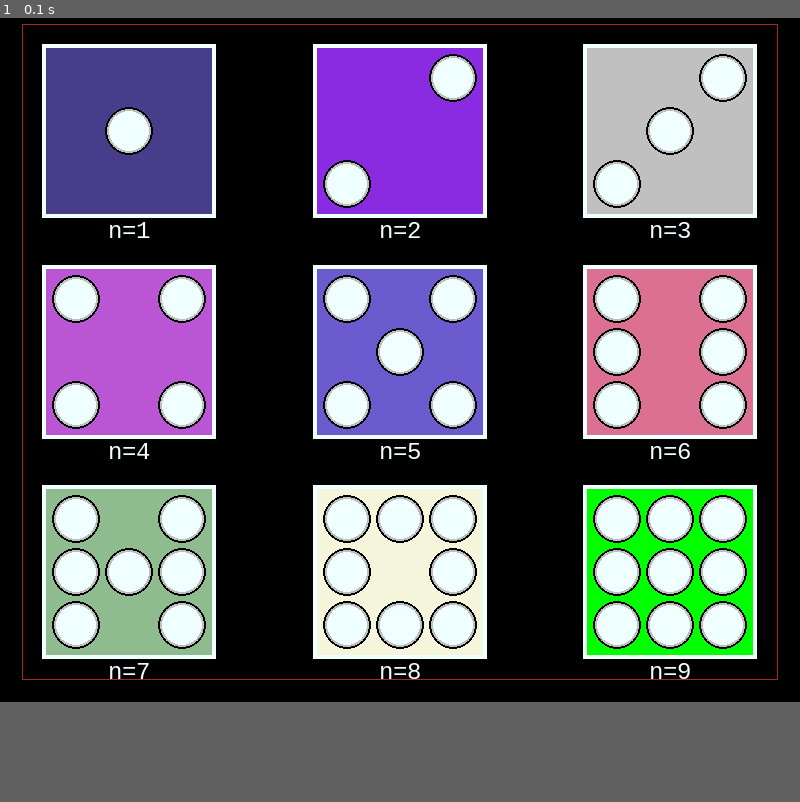
Above: before the commit, frame 1.
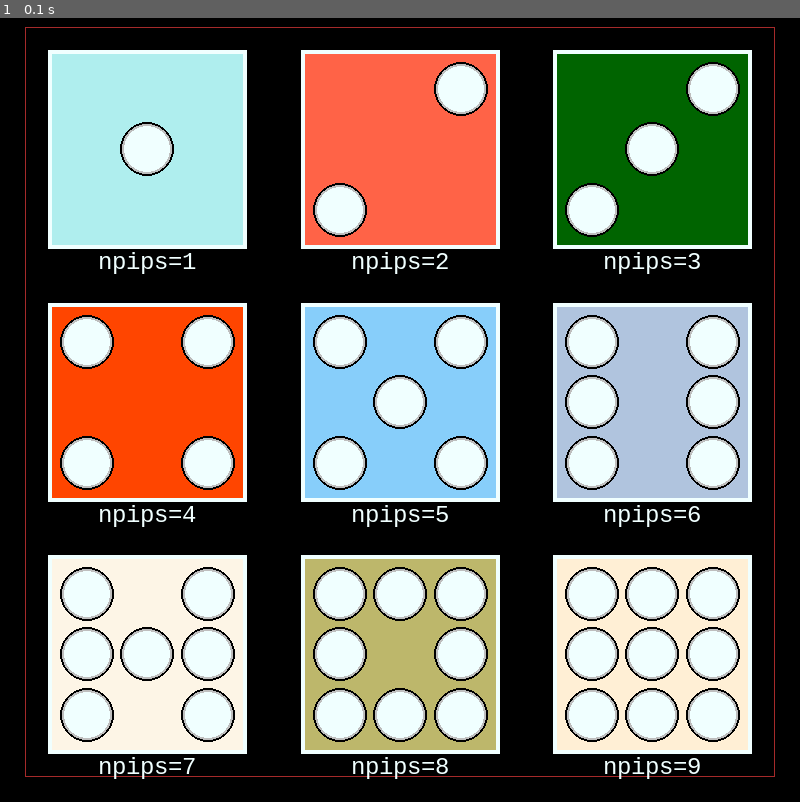
Above: after the commit, the same moment.

Repository: hitbox/scratch
Game: pygame game, started from pygame/dicepips.py
The game is run twice, just before and just after one commit, with the same random seed, the same clock (stepped at 60 frames per second) and the same inputs.
Inputs:
- Up to frame 1 (0.1 s): no input
In our replay, the window is 800x700 before the commit and 800x800 after it. These sizes can differ from the game's own. Grey fills any space a smaller window leaves; there, only what the larger window draws over its background counts as a difference.

The runs differ from the first frame. In frame 1, 63% of the frame differs, in the area x 2-98%, y 0-98%.

Commit message:
pygame/dicepips.py
- remove unused
- use pygamelib

Diff:
--- a/pygame/dicepips.py
+++ b/pygame/dicepips.py
@@ -1,29 +1,74 @@
 import argparse
-import contextlib
-import itertools
 import math
-import os
 import random
 
 from itertools import groupby
-from itertools import permutations
 from operator import itemgetter
 from string import digits
 from types import SimpleNamespace
 
-with contextlib.redirect_stdout(open(os.devnull, 'w')):
-    import pygame
-
-class Style(SimpleNamespace):
-
-    def __getattr__(self, key):
-        return self.__dict__.get(key)
-
-    def __getitem__(self, key):
-        return self.__dict__.get(key)
-
-    def __setitem__(self, key, value):
-        setattr(self, key, value)
+import pygamelib
+
+from pygamelib import pygame
+
+class DiceDemo(pygamelib.DemoBase):
+
+    def __init__(self, font):
+        self.font = font
+
+    def start(self, engine):
+        super().start(engine)
+        self.dice_list = list(range(1,10))
+        self.border_width = 4
+        self.space_ratio_denom = 2 ** 4
+
+        reduction = -min(self.window.size) // 16
+        self.dice_window = self.window.inflate((reduction,)*2)
+        self.dice_margin = min(self.dice_window.size) // self.space_ratio_denom
+        # NOTE
+        # - denominator here dialed in manually
+        self.dice_size = min(self.dice_window.size) // 3.05 - self.dice_margin
+        self.dice_colors = random.sample(list(COLORFUL), 9)
+
+    def do_quit(self, event):
+        self.engine.stop()
+
+    def do_keydown(self, event):
+        if event.key in (pygame.K_ESCAPE, pygame.K_q):
+            pygamelib.post_quit()
+
+    def do_videoexpose(self, event):
+        self.draw()
+
+    def draw(self):
+        self.screen.fill('black')
+        pygame.draw.rect(self.screen, 'brown', self.dice_window, 1)
+        for npips, dicepos, color in zip(self.dice_list, DELTAS_WITH_ORIGIN, self.dice_colors):
+            dice_rect = make_dicerect(self.dice_window, dicepos, self.dice_size, self.dice_margin)
+            # fill
+            pygame.draw.rect(self.screen, color, dice_rect)
+            # border
+            pygame.draw.rect(self.screen, 'azure', dice_rect, self.border_width)
+
+            dice_border = min(dice_rect.size) // self.space_ratio_denom
+
+            pip_width = (dice_rect.width // 3) - dice_border
+            pip_height = (dice_rect.height // 3) - dice_border
+            pip_size = (pip_width, pip_height)
+            for pippos in iter_pip_deltas(npips):
+                pip_rect = piprect(dice_rect, pip_size, pippos, dice_border)
+                radius = min(pip_rect.size) // 2
+                # fill
+                pygame.draw.circle(self.screen, 'azure', pip_rect.center, radius)
+                # pip border with fake shading
+                pygame.draw.circle(self.screen, 'grey', pip_rect.center, radius, self.border_width)
+                pygame.draw.circle(self.screen, 'black', pip_rect.center, radius, self.border_width//2)
+
+            # dice number text
+            text_image = self.font.render(f'{npips=}', True, 'azure')
+            self.screen.blit(text_image, text_image.get_rect(midtop=dice_rect.midbottom))
+
+        pygame.display.flip()
 
 
 def deltas():
@@ -162,76 +207,22 @@
     pip_rect = pygame.Rect(x, y, pip_width, pip_height)
     return pip_rect
 
-def run():
-    pygame.font.init()
-    screen = pygame.display.set_mode((800, 700))
-    window = screen.get_rect()
-    font = pygame.font.SysFont('monospace', 24)
-    clock = pygame.time.Clock()
-    framerate = 60
-
-    reduction = -min(window.size) // 16
-    dice_window = window.inflate((reduction,)*2)
-
-    border_width = 4
-
-    space_ratio_denom = 2 ** 4
-
-    dice_margin = min(dice_window.size) // space_ratio_denom
-    # NOTE
-    # - denominator here dialed in manually
-    dice_size = min(dice_window.size) // 3.05 - dice_margin
-
-    dice_colors = random.sample(list(COLORFUL), 9)
-
-    dice_list = list(range(1,10))
-
-    running = True
-    while running:
-        elapsed = clock.tick(framerate)
-        for event in pygame.event.get():
-            if event.type == pygame.QUIT:
-                running = False
-            elif event.type == pygame.KEYDOWN:
-                if event.key in (pygame.K_ESCAPE, pygame.K_q):
-                    pygame.event.post(pygame.event.Event(pygame.QUIT))
-        screen.fill('black')
-        pygame.draw.rect(screen, 'brown', dice_window, 1)
-
-        for n, dicepos, color in zip(dice_list, DELTAS_WITH_ORIGIN, dice_colors):
-            dice_rect = make_dicerect(dice_window, dicepos, dice_size, dice_margin)
-            # fill
-            pygame.draw.rect(screen, color, dice_rect)
-            # border
-            pygame.draw.rect(screen, 'azure', dice_rect, border_width)
-
-            dice_border = min(dice_rect.size) // space_ratio_denom
-
-            pip_width = (dice_rect.width // 3) - dice_border
-            pip_height = (dice_rect.height // 3) - dice_border
-            pip_size = (pip_width, pip_height)
-            for pippos in iter_pip_deltas(n):
-                pip_rect = piprect(dice_rect, pip_size, pippos, dice_border)
-                radius = min(pip_rect.size) // 2
-                # fill
-                pygame.draw.circle(screen, 'azure', pip_rect.center, radius)
-                # pip border with fake shading
-                pygame.draw.circle(screen, 'grey', pip_rect.center, radius, border_width)
-                pygame.draw.circle(screen, 'black', pip_rect.center, radius, border_width//2)
-
-            # dice number text
-            text_image = font.render(f'{n=}', True, 'azure')
-            screen.blit(text_image, text_image.get_rect(midtop=dice_rect.midbottom))
-
-        pygame.display.flip()
+def run(display_size):
+    font = pygamelib.monospace_font(24)
+    state = DiceDemo(font)
+
+    pygame.display.set_mode(display_size)
+
+    engine = pygamelib.Engine()
+    engine.run(state)
 
 def main(argv=None):
     """
     Draw dice pips algorithm
     """
-    parser = argparse.ArgumentParser()
+    parser = pygamelib.command_line_parser()
     args = parser.parse_args(argv)
-    run()
+    run(args.display_size)
 
 if __name__ == '__main__':
     main()
